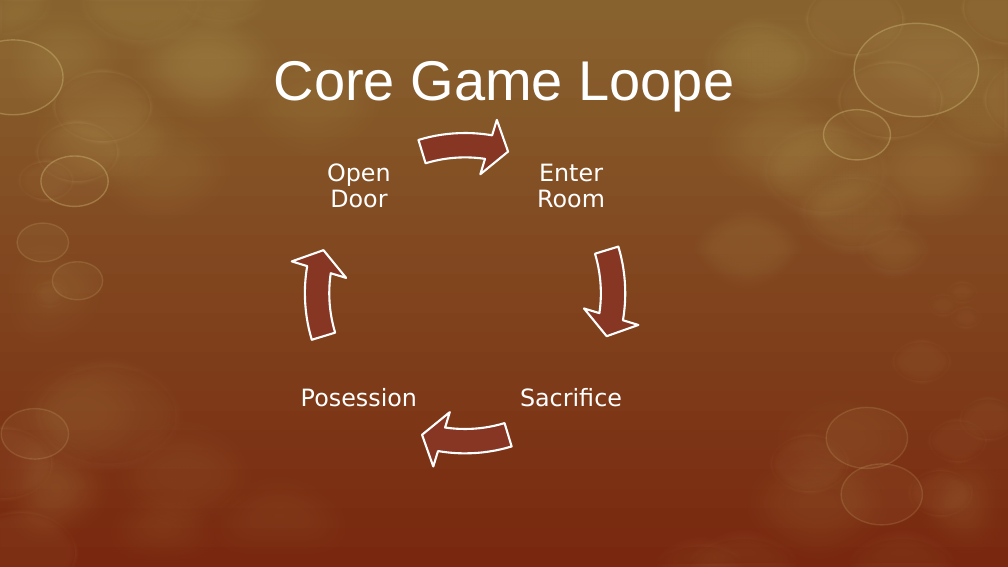
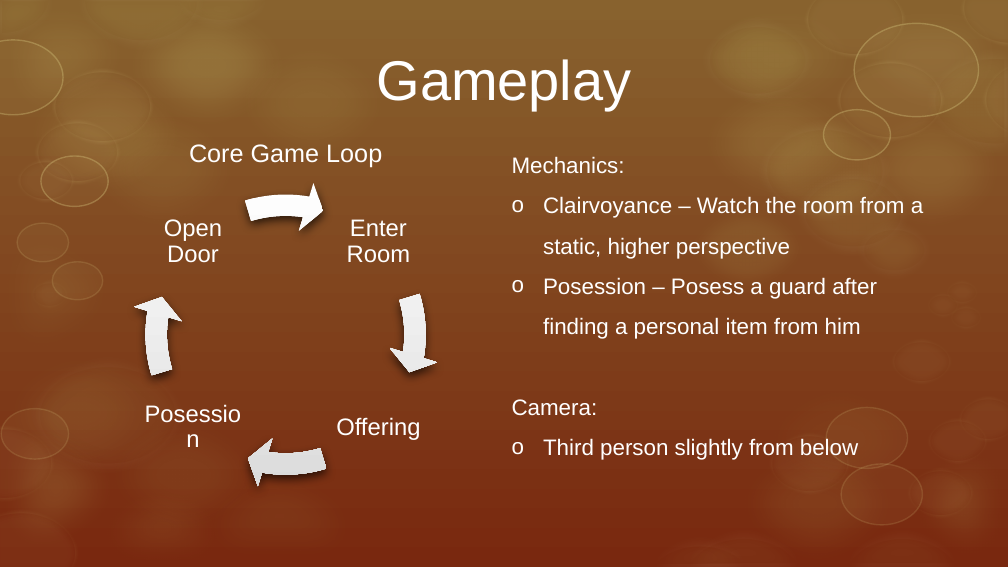
Before and after one commit to ArtjomProGrammer/Voodoo, a slide deck: slide 4 of _Organisation/Präsentation/Voodoo.pptx (slide 7 before the commit). Drawn at 1008x567 pixels with LibreOffice and Linux fonts; fonts in the diff are those of the drawing; background and template pictures are left out. Boxes give left, top, right and bottom in pixels: in the first picture for what was removed or moved away, otherwise in the second. Text is boxed around its words. In the diff, an @@ line names an element or a change of style, - is before the commit and + after.

```diff
--- a/_Organisation/Präsentation/Voodoo.pptx
+++ b/_Organisation/Präsentation/Voodoo.pptx
@@ title at box(376, 59, 631, 110): text changed @@
-Core Game Loope
+Gameplay
@@ group removed at box(288, 117, 641, 470): 4 circular arrows, 1 text @@
-Sacrifice
@@ text added at box(189, 144, 382, 168), 18 pt, text #FFFFFF @@
+Core Game Loop
@@ text added at box(512, 156, 923, 460), 16 pt, text #FFFFFF @@
+Mechanics:
+o Clairvoyance – Watch the room from a static, higher perspective
+o Posession – Posess a guard after finding a personal item from him
+Camera:
+o Third person slightly from below
@@ group added at box(131, 180, 439, 489): 4 circular arrows, 1 text @@
+Offering
@@ font DejaVu Sans to Arial in 3 elements at box(138, 373, 247, 482), box(347, 219, 411, 263), box(164, 219, 222, 263) @@
@@ text "Open Door": place and size @@
-text "Open Door" at box(327, 163, 391, 208)
+text "Open Door" at box(164, 219, 222, 263)
@@ text "Enter Room": place and size @@
-text "Enter Room" at box(537, 163, 605, 208)
+text "Enter Room" at box(347, 219, 411, 263)
@@ text "Posession": place and size @@
-text "Posession" at box(301, 388, 417, 407)
+text "Posession" at box(138, 373, 247, 482)
```
Also in this commit, not shown: 3 other slides changed, 5 slides added, 4 slides removed.
